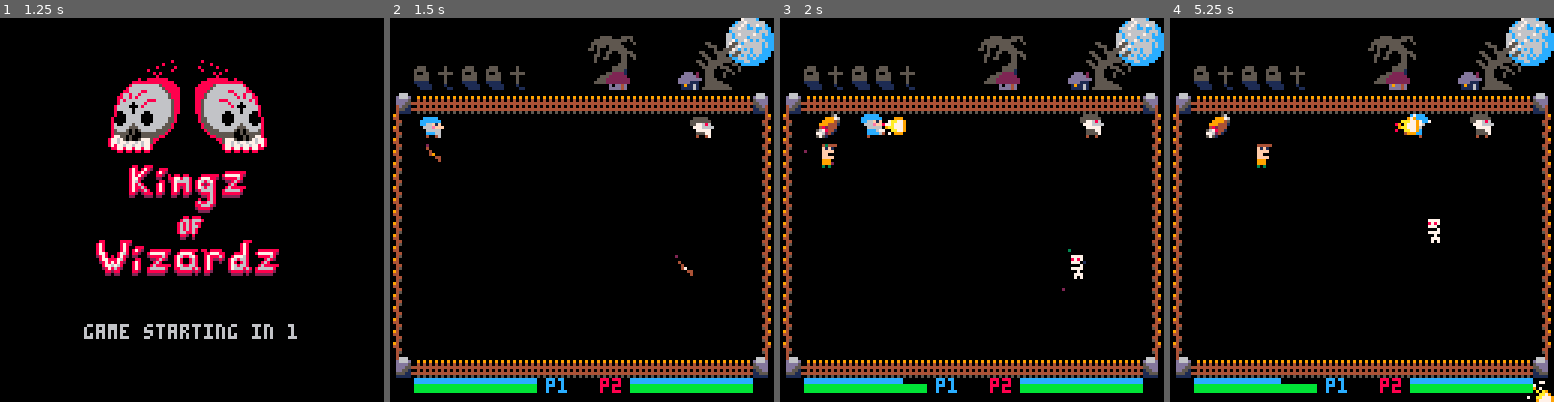
Above: before the commit, frames 1-4 (left to right).
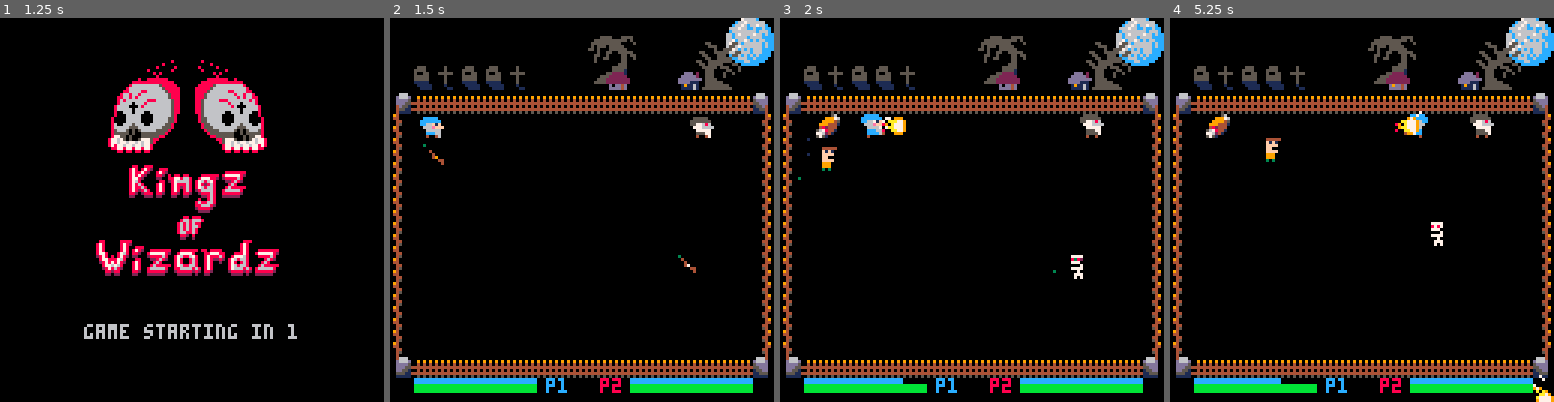
Above: after the commit, the same moments.

Repository: ravertass/wizardkingz
Game: PICO-8 cartridge wizardz.p8
Two runs of this game, one before a commit and one after it. Both use one fixed random seed, a clock stepped at 60 frames per second and the inputs below.
Inputs:
- Up to frame 1 (1.25 s): tap X (X key) at 0.33, 1.07 s; tap O (Z key) at 0.7 s
- Up to frame 2 (1.5 s): no input
- Up to frame 3 (2 s): hold Right from 1.6 s (still down); tap O (Z key) at 1.7 s; tap X (X key) at 1.85 s
- Up to frame 4 (5.25 s): release Right at 2.1 s; tap O (Z key) every 0.4 s from 2.1 to 4.9 s; hold Up 2.15-2.42 s; hold Right 2.47-3.03 s; tap X (X key) at 2.97, 4.08, 5.2 s; hold Left 3.08-3.58 s; hold Down 3.63-3.97 s; hold Right 4.02-4.68 s; hold Up 4.73-5.03 s; hold Left from 5.08 s (still down)

Frame 1 is identical in both runs. In frame 2, 0.2% of the frame differs, in the area x 8-80%, y 32-68%; in frame 3, 0.3%; in frame 4, 0.6%, in the area x 22-98%, y 24-100%.

Commit message:
Summon earthquakes

Diff:
--- a/wizardz.p8
+++ b/wizardz.p8
@@ -17,6 +17,14 @@
     if e == list[i] then
       return i
     end
+  end
+end
+
+function posneg()
+  if rnd(1) > 0.5 then
+    return 1
+  else
+    return -1
   end
 end
 
@@ -1075,9 +1083,9 @@
 
 function draw_spawn_creature(e)
   if e.spawn_frame_count < 15 then
-    spr(e.spawn_sprs[1], e.x, e.y, 1, 1)
-  else
-    spr(e.spawn_sprs[2], e.x, e.y, 1, 1)
+    spr(e.spawn_sprs[1], e.x+posneg(), e.y+posneg(), 1, 1)
+  else
+    spr(e.spawn_sprs[2], e.x+posneg(), e.y+posneg(), 1, 1)
   end
   e.spawn_frame_count += 1
 end
